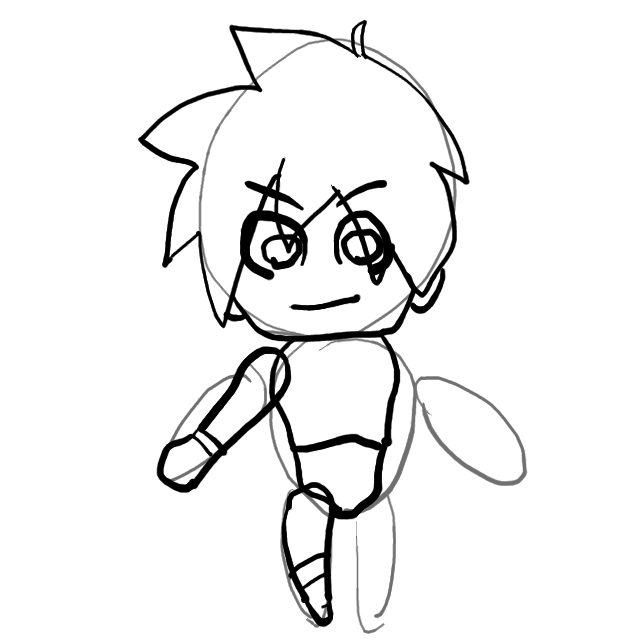
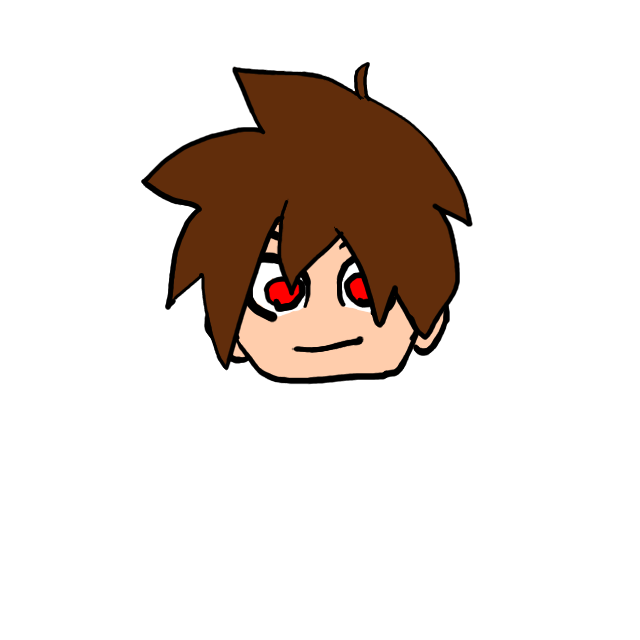
Two versions of the same layered image (640x640). Layer-by-layer changes:
added group "レイヤーグループ" with 7 layers above "レイヤーグループ #2" over [141, 62, 473, 385]
moved "レイヤー #1" into group "レイヤーグループ", painted on it over [138, 20, 473, 371]
added layer "レイヤー #6" in group "レイヤーグループ" over [142, 63, 472, 369]
added group "レイヤーグループ #1" with 4 layers in group "レイヤーグループ" over [204, 127, 450, 385]
moved "レイヤー #2" into group "レイヤーグループ #1", painted on it over [204, 127, 450, 385]
added layer "レイヤー #10" in group "レイヤーグループ #1" over [266, 275, 381, 306]
added layer "レイヤー #9" in group "レイヤーグループ #1" over [250, 257, 390, 318]
added layer "レイヤー #8" in group "レイヤーグループ #1" over [205, 128, 449, 383]
moved "レイヤー #3" into group "レイヤーグループ #2", painted on it over [269, 331, 401, 520]
moved "レイヤー #4" into group "レイヤーグループ #3", painted on it over [156, 346, 312, 493]
moved "レイヤー #5" into group "レイヤーグループ #4", painted on it over [281, 475, 345, 628]
hid "レイヤー", painted on it over [155, 35, 528, 634]
